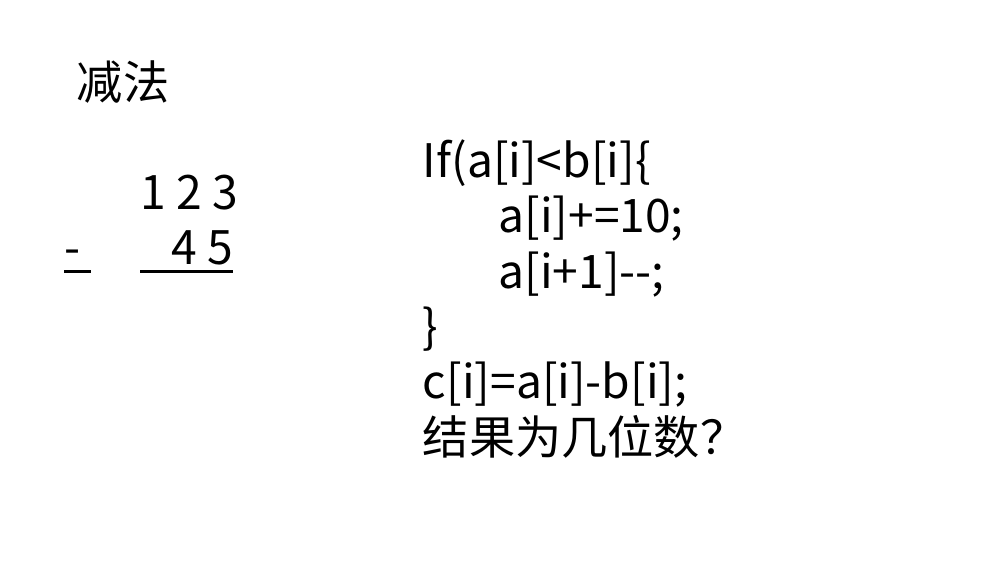
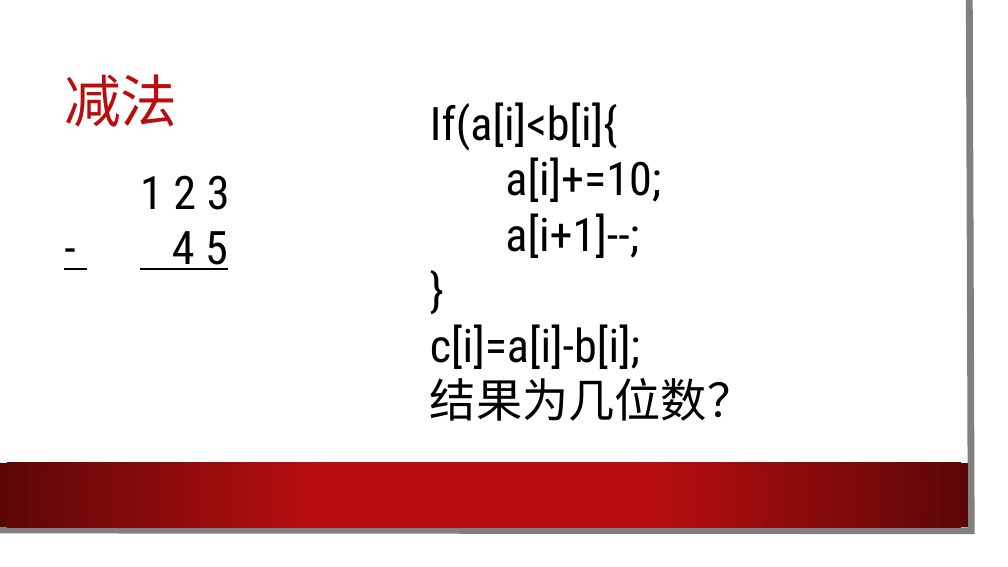
Before and after one commit to Adnios/Class, a slide deck: slide 4 of C++资料包/高精度算法.pptx. Drawn at 1008x567 pixels with LibreOffice and Linux fonts; fonts in the diff are those of the drawing; background and template pictures are left out. Boxes give left, top, right and bottom in pixels: in the first picture for what was removed or moved away, otherwise in the second. Text is boxed around its words. In the diff, an @@ line names an element or a change of style, - is before the commit and + after.

```diff
--- a/C++资料包/高精度算法.pptx
+++ b/C++资料包/高精度算法.pptx
@@ rectangle added at <box>0,0,991,550</box>, fill #FFFFFF @@
@@ freeform shape added at <box>0,0,972,531</box>, outline #808080 6.5 pt @@
@@ title "减法": place and size @@
-title "减法" at <box>77,60,169,103</box>
+title "减法" at <box>64,74,177,127</box>
@@ title "减法" at <box>64,74,177,127</box>: size 44 to 54 pt, font Noto Sans CJK SC to Roboto Condensed, text colour #000000 to #B80E0F @@
@@ text "If(a[i]<b[i]{" at <box>430,102,753,421</box>: font Noto Sans CJK SC to Roboto Condensed @@
@@ text "If(a[i]<b[i]{": place and size @@
-text "If(a[i]<b[i]{" at <box>423,139,746,458</box>
+text "If(a[i]<b[i]{" at <box>430,102,753,421</box>
@@ text "1 2 3" at <box>140,175,230,270</box>: font Noto Sans CJK SC to Roboto Condensed @@
@@ rectangle added at <box>0,463,968,527</box>, fill gradient #B80E0F to #5C0707 @@
```
Also in this commit, not shown: 5 other slides changed, 3 other files.
